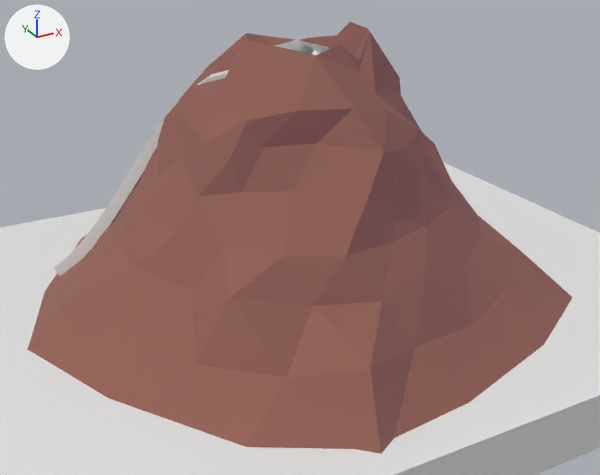
An edit to the OBJ model assets/models/volcano/volcano.obj, drawn before and after from the same camera.
One viewpoint serves both versions: a 50 mm camera at (-130.0, -239.0, 137.0) aimed at (-4.0, -9.0, 22.0). Arrows for +X, +Y and +Z are at upper left; the lights stay in place. Where no turn or scale is listed for an object, it has been applied to the vertices. Vertices at the same position are counted once.

In view in the first picture: 'Cube.001_Cube.003', 'Cube_Cube.001', 'Icosphere_Icosphere.004', 'Volcano_Icosphere.002'.
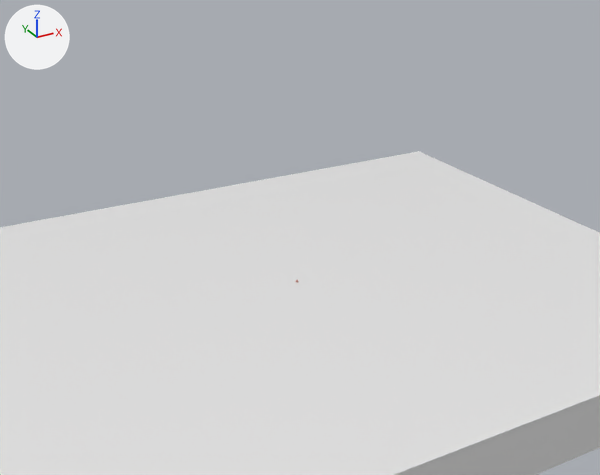
The change, as a diff of the scene's bpy script:
```diff
--- a/assets/models/volcano/volcano.obj.py
+++ b/assets/models/volcano/volcano.obj.py
@@ mat_material_002 @@
 mat_material_002 = principled_material('Material.002')
-mat_material_002.base_color = (0.8, 0.8, 0.8)  # white #e7e7e7
+mat_material_002.base_color = (1.0, 0.0109, 0.0)  # red #ff1b00
 mat_material_002.roughness = 0.431
@@ me_cube_001_cube_003 @@
 # used by ob_cube_001_cube_003; location = (0.0, 0.0, 0.0)
-me_cube_001_cube_003.from_pydata(...)  # 151 vertices, 169 faces; spans x -77.8..28.5, y -30.0..44.2, z 3.0..87.4
+me_cube_001_cube_003.from_pydata(...)  # 151 vertices, 169 faces; spans x -0.7..0.3, y -0.3..0.4, z -0.9..0.9
+# me_cube_001_cube_003 part 1: 151 vertices removed from x -77.8..28.5, y -30.0..44.2, z 3.0..87.4
 me_cube_001_cube_003.materials.append(mat_material_002)
@@ me_icosphere_icosphere_004 @@
 me_icosphere_icosphere_004.from_pydata(...)  # 42 vertices, 80 faces; spans x -28.5..28.5, y -30.0..30.0, z 27.4..87.4
 # used by ob_icosphere_icosphere_004; location = (0.0, 0.0, 0.0)
+# me_icosphere_icosphere_004 part 2: the whole mesh is scaled about its middle by (0.00912, 0.00912, 0.0205), then moved by (0.0, 0.0, -57.1)
 me_icosphere_icosphere_004.materials.append(mat_material_002)
@@ me_volcano_icosphere_002 @@
 me_volcano_icosphere_002.from_pydata(...)  # 185 vertices, 294 faces; spans x -97.0..87.0, y -97.0..101.0, z 0.0..91.0
 # used by ob_volcano_icosphere_002; location = (0.0, 0.0, 0.0)
+# me_volcano_icosphere_002 part 3: the whole mesh is scaled about the mesh origin by (0.00912, 0.00912, 0.0205)
 me_volcano_icosphere_002.materials.append(mat_material_001)
```

Boxes [x1, y1, x2, y2] around the edits, measured in the pictures (600 x 475 px):
'Volcano_Icosphere.002', mesh rescaled (not visible afterwards): before [27, 22, 573, 454]
'Cube.001_Cube.003', recoloured, reshaped (not visible afterwards): before [53, 40, 331, 276]
'Icosphere_Icosphere.004', recoloured, mesh rescaled (not visible afterwards): before [277, 40, 327, 55]
'Cube_Cube.001', unchanged, uncovered by the edit: before [0, 162, 600, 475]; after [0, 151, 600, 475]
